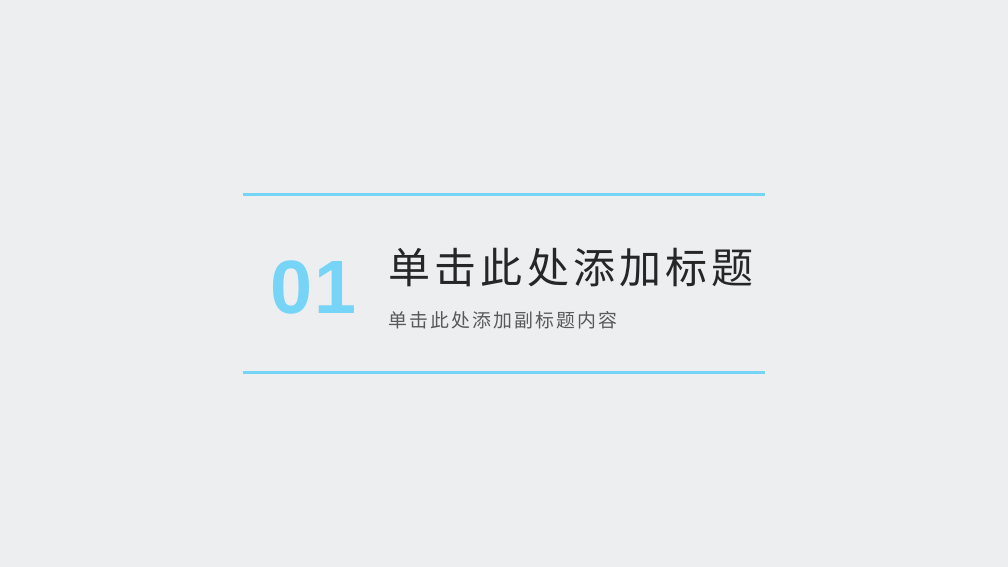
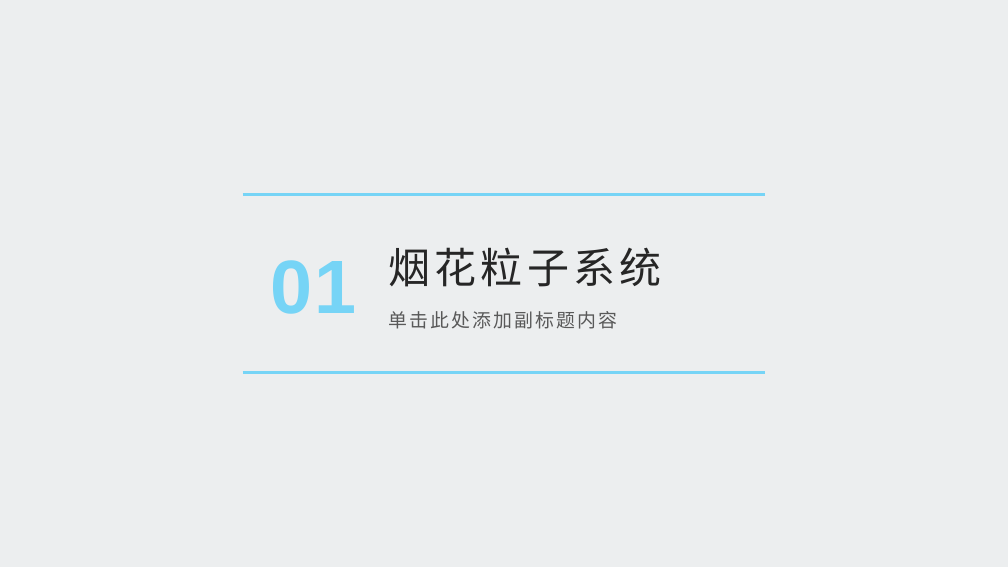
Before and after one commit to Le-Poisson/SYSU-Opengl-School-Badge-Firework, a slide deck: slide 5 of 汇报内容/汇报.pptx. Drawn at 1008x567 pixels with LibreOffice and Linux fonts; fonts in the diff are those of the drawing; background and template pictures are left out. Boxes give left, top, right and bottom in pixels: in the first picture for what was removed or moved away, otherwise in the second. Text is boxed around its words. In the diff, an @@ line names an element or a change of style, - is before the commit and + after.

```diff
--- a/汇报内容/汇报.pptx
+++ b/汇报内容/汇报.pptx
@@ title at (x1=389, y1=247, x2=661, y2=287): text changed @@
-单击此处添加标题
+烟花粒子系统
```
Also in this commit, not shown: 1 other slide changed, 8 other files.
